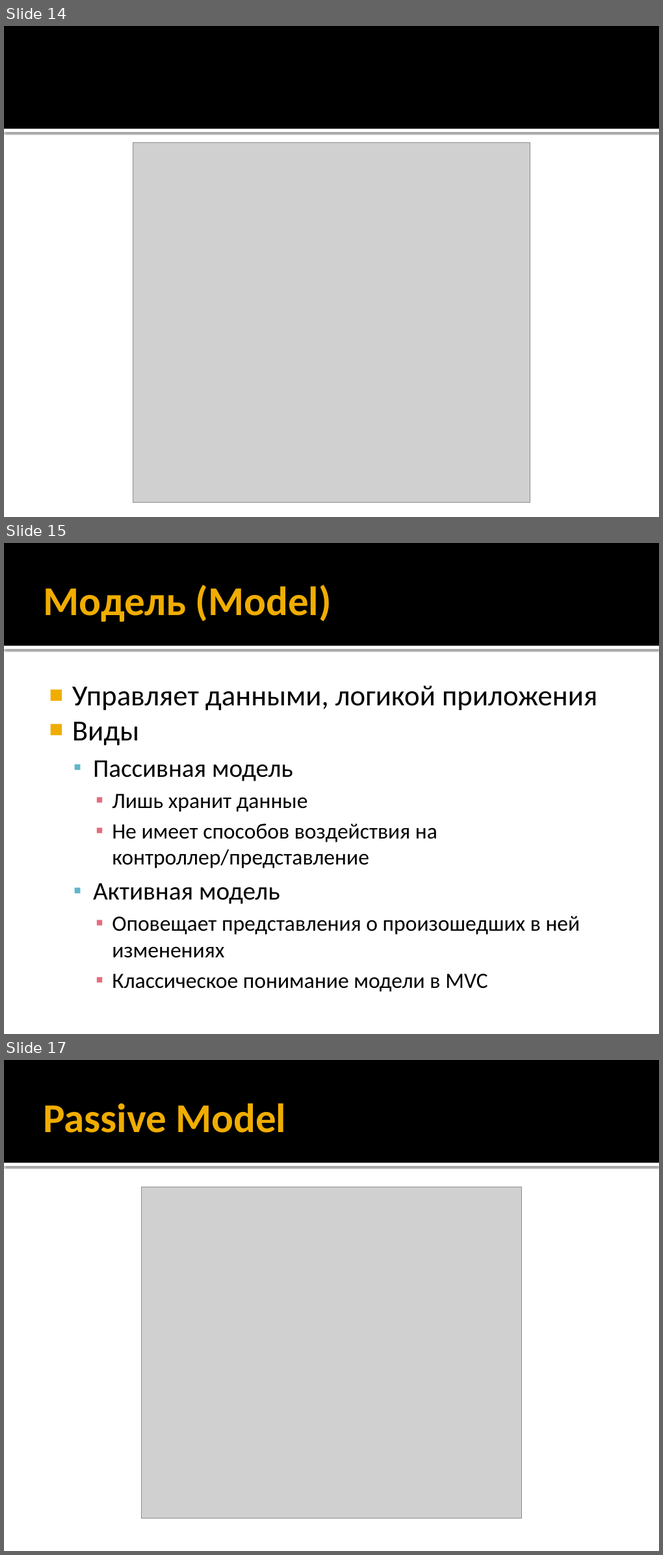
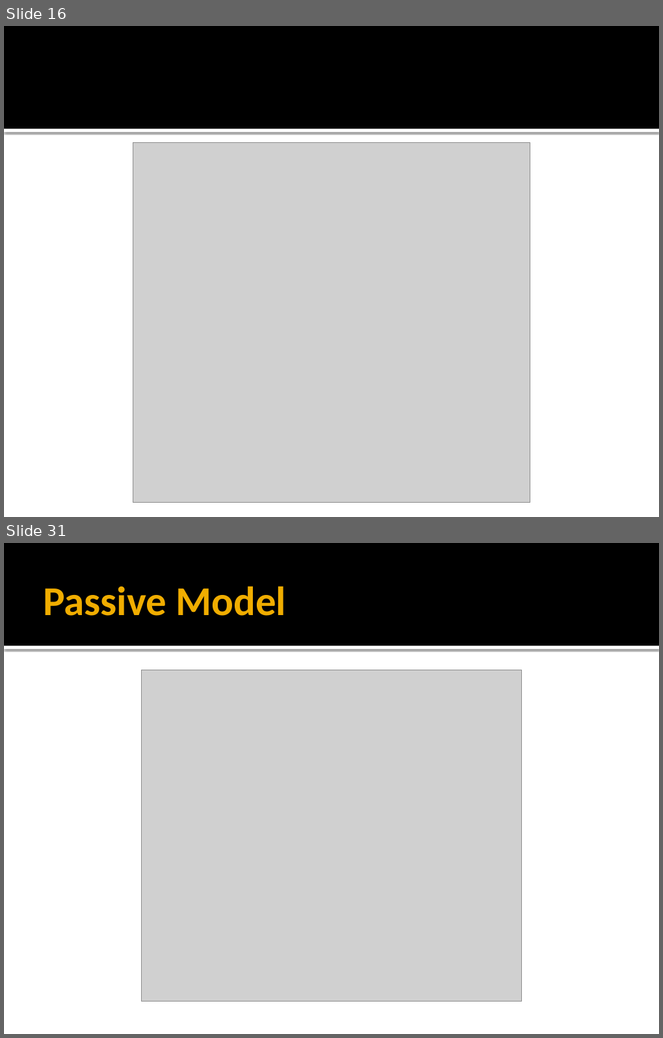
Before and after one commit to iv-sergius/ood, a slide deck: lectures/16.mvxx/mvxx.pptx. Shown one above the other, each under a label of ours: slides 14, 15 and 17 before the commit, slides 16 and 31 after it; the slides between them are not shown. The pictures are 663x1555 and 663x1038 pixels, drawn with LibreOffice and Linux fonts; fonts in the diff are those of the drawing; grey boxes stand for pictures. Boxes give left, top, right and bottom in pixels: in the first picture for what was removed or moved away, otherwise in the second. Text is boxed around its words. In the diff, an @@ line names an element or a change of style, - is before the commit and + after.

```diff
--- a/lectures/16.mvxx/mvxx.pptx
+++ b/lectures/16.mvxx/mvxx.pptx
@@ slide 15 removed at box(4, 543, 659, 1034), background #FFFFFF; not listed: 2 template elements that a slide beside it also shows @@
@@ title removed at box(43, 585, 332, 622) @@
-Модель (Model)
@@ text removed at box(72, 685, 597, 992) @@
-■ Управляет данными, логикой приложения
-■ Виды
-  ▪ Пассивная модель
-    ▪ Лишь хранит данные
-    ▪ Не имеет способов воздействия на контроллер/представление
-  ▪ Активная модель
-    ▪ Оповещает представления о произошедших в ней изменениях
-    ▪ Классическое понимание модели в MVC
@@ what was slide 14 is now slide 16 @@
@@ what was slide 17 is now slide 31 @@
```
Also in this commit, not shown: 5 slides changed, 24 slides added, 2 other slides removed, 3 other files.
